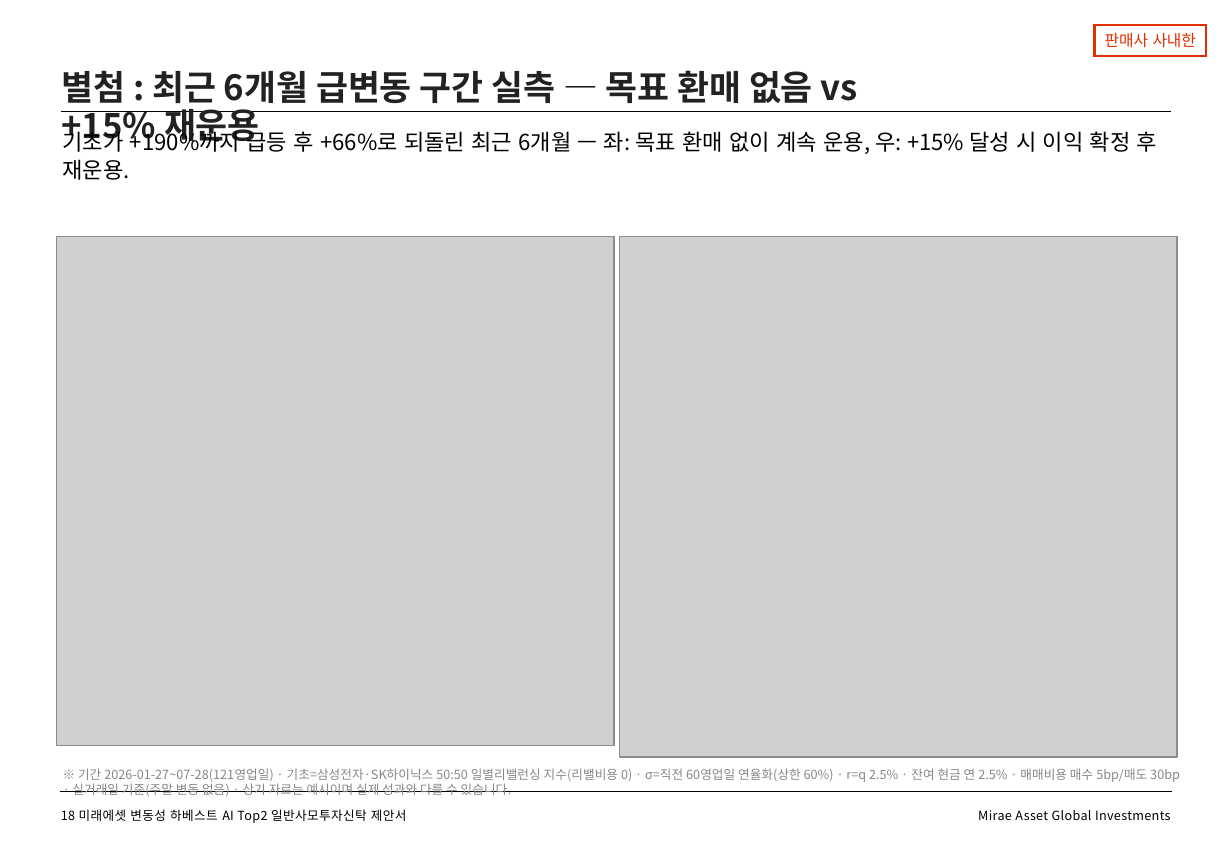
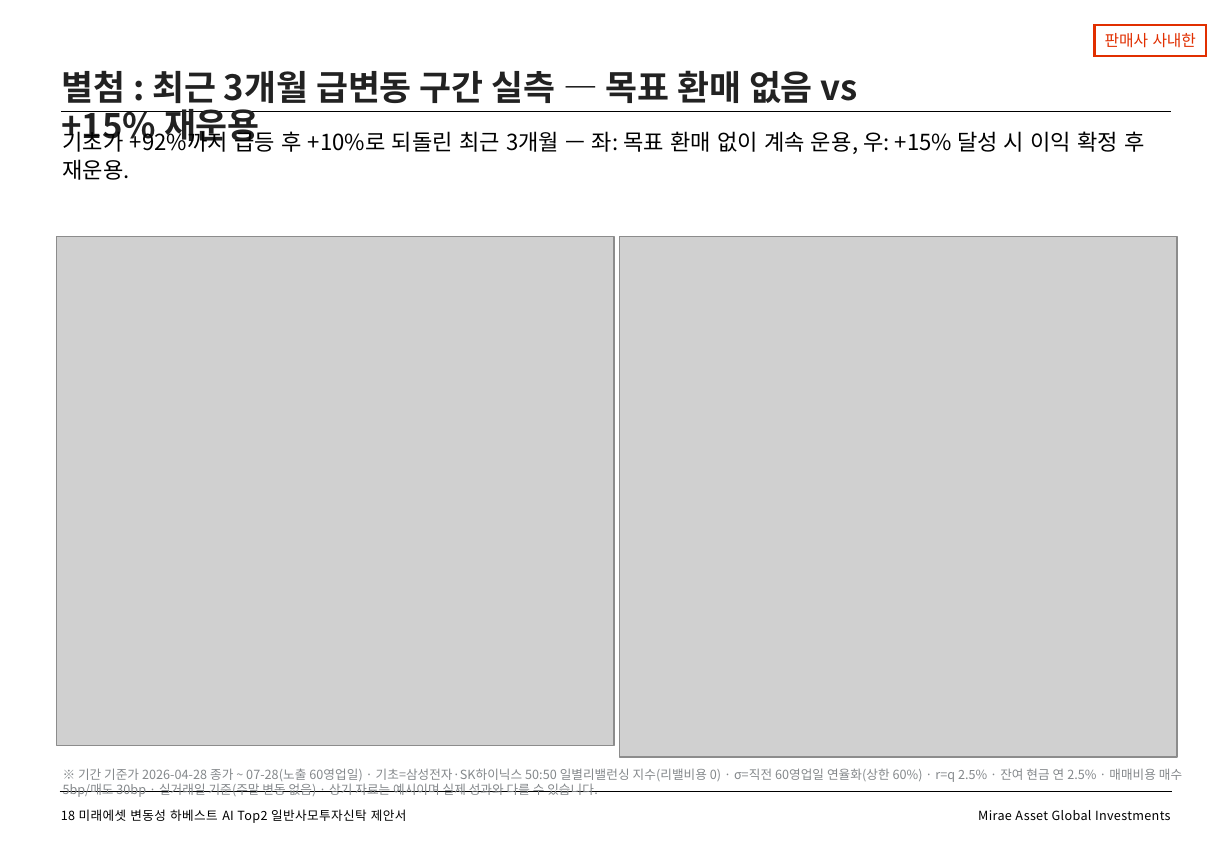
Before and after one commit to gamer383-bit/Volatility-Fund, a slide deck: slide 19 of 제안서/변동성하베스트_AITop2_제안서_v2_20260727.pptx. Drawn at 1232x853 pixels with LibreOffice and Linux fonts; fonts in the diff are those of the drawing; grey boxes stand for pictures. Boxes give left, top, right and bottom in pixels: in the first picture for what was removed or moved away, otherwise in the second. Text is boxed around its words. In the diff, an @@ line names an element or a change of style, - is before the commit and + after.

```diff
--- a/제안서/변동성하베스트_AITop2_제안서_v2_20260727.pptx
+++ b/제안서/변동성하베스트_AITop2_제안서_v2_20260727.pptx
@@ title at bbox=[61, 70, 858, 147]: text changed @@
-별첨 : 최근 6개월 급변동 구간 실측 — 목표 환매 없음 vs +15% 재운용
+별첨 : 최근 3개월 급변동 구간 실측 — 목표 환매 없음 vs +15% 재운용
@@ text at bbox=[63, 128, 1144, 180]: text changed @@
-기초가 +190%까지 급등 후 +66%로 되돌린 최근 6개월 — 좌: 목표 환매 없이 계속 운용, 우: +15% 달성 시 이익 확정 후 재운용.
+기초가 +92%까지 급등 후 +10%로 되돌린 최근 3개월 — 좌: 목표 환매 없이 계속 운용, 우: +15% 달성 시 이익 확정 후 재운용.
@@ text at bbox=[63, 768, 1182, 797]: text changed @@
-※ 기간 2026-01-27~07-28(121영업일) · 기초=삼성전자·SK하이닉스 50:50 일별리밸런싱 지수(리밸비용 0) · σ=직전 60영업일 연율화(상한 60%) · r=q 2.5% · 잔여 현금 연 2.5% · 매매비용 매수 5bp/매도 30bp · 실거래일 기준(주말 변동 없음) · 상기 자료는 예시이며 실제 성과와 다를 수 있습니다.
+※ 기간 기준가 2026-04-28 종가 ~ 07-28(노출 60영업일) · 기초=삼성전자·SK하이닉스 50:50 일별리밸런싱 지수(리밸비용 0) · σ=직전 60영업일 연율화(상한 60%) · r=q 2.5% · 잔여 현금 연 2.5% · 매매비용 매수 5bp/매도 30bp · 실거래일 기준(주말 변동 없음) · 상기 자료는 예시이며 실제 성과와 다를 수 있습니다.
```
Also in this commit, not shown: 3 other files.
